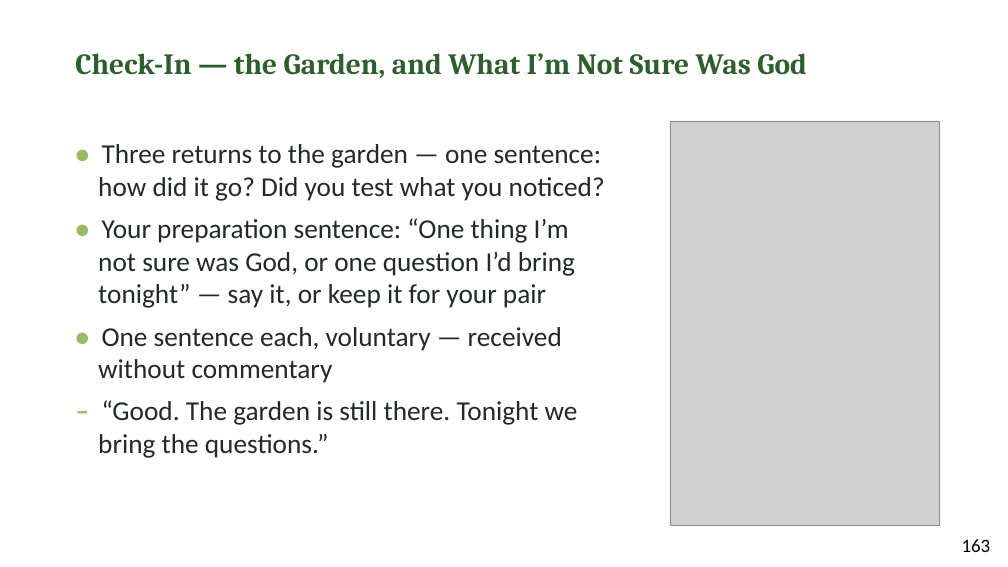
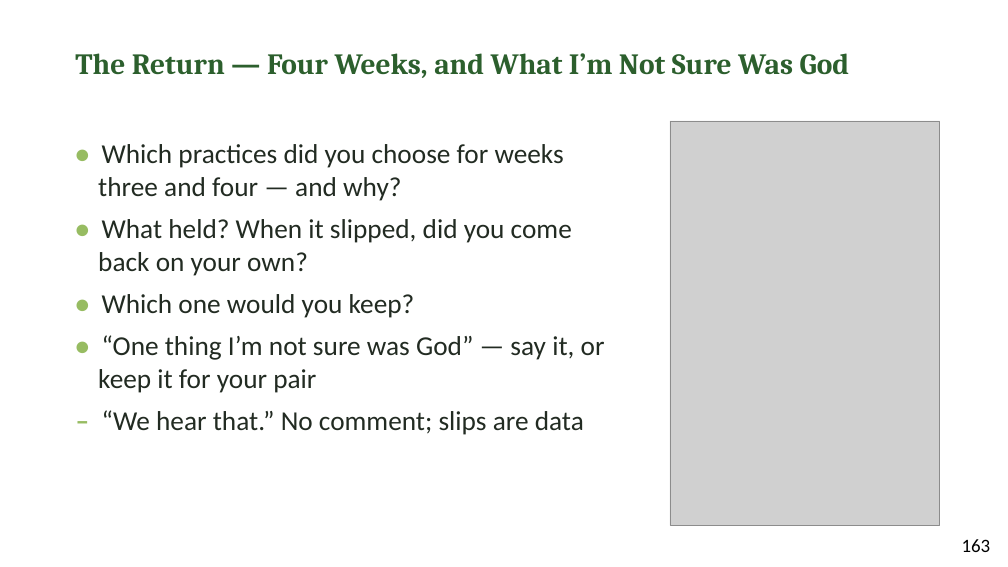
Before and after one commit to jgtittle-ministries/fellowship-of-the-heart-pilot-at-cca-dev, a slide deck: slide 6 of _implementation-notes/evening-series/FotH Evening Session 11 Slides DRAFT v1.pptx. Drawn at 1008x567 pixels with LibreOffice and Linux fonts; fonts in the diff are those of the drawing; grey boxes stand for pictures. Boxes give left, top, right and bottom in pixels: in the first picture for what was removed or moved away, otherwise in the second. Text is boxed around its words. In the diff, an @@ line names an element or a change of style, - is before the commit and + after.

```diff
--- a/_implementation-notes/evening-series/FotH Evening Session 11 Slides DRAFT v1.pptx
+++ b/_implementation-notes/evening-series/FotH Evening Session 11 Slides DRAFT v1.pptx
@@ text at (x1=75, y1=53, x2=850, y2=78): text changed @@
-Check-In — the Garden, and What I’m Not Sure Was God
+The Return — Four Weeks, and What I’m Not Sure Was God
@@ text at (x1=98, y1=144, x2=605, y2=435): text changed @@
-• Three returns to the garden — one sentence: how did it go? Did you test what you noticed?
-• Your preparation sentence: “One thing I’m not sure was God, or one question I’d bring tonight” — say it, or keep it for your pair
-• One sentence each, voluntary — received without commentary
-– “Good. The garden is still there. Tonight we bring the questions.”
+• Which practices did you choose for weeks three and four — and why?
+• What held? When it slipped, did you come back on your own?
+• Which one would you keep?
+• “One thing I’m not sure was God” — say it, or keep it for your pair
+– “We hear that.” No comment; slips are data
```
Also in this commit, not shown: 6 other slides changed, 9 other files.
